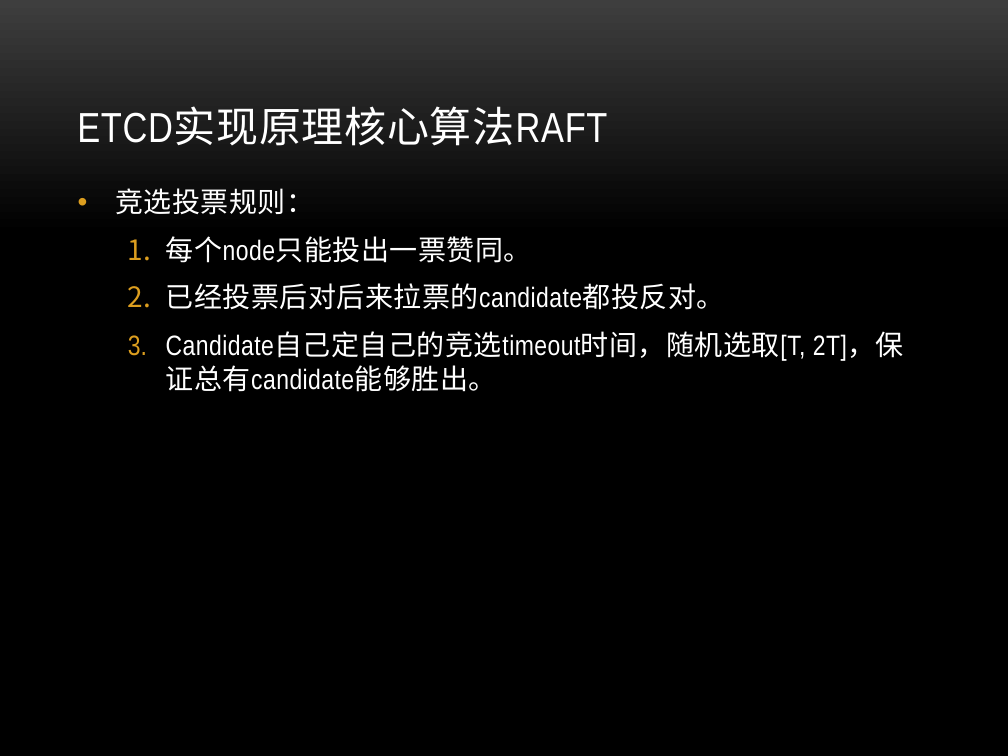
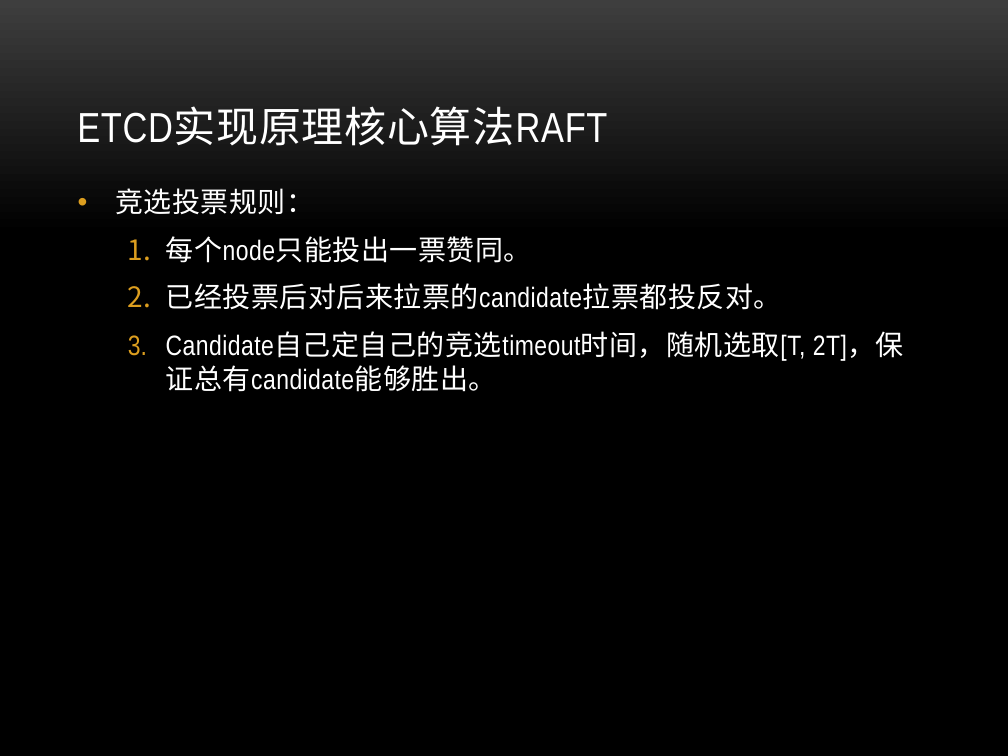
Before and after one commit to danielzheng/docs, a slide deck: slide 12 of etcd_slides/Etcd.pptx (slide 17 before the commit). Drawn at 1008x756 pixels with LibreOffice and Linux fonts; fonts in the diff are those of the drawing; background and template pictures are left out. Boxes give left, top, right and bottom in pixels: in the first picture for what was removed or moved away, otherwise in the second. Text is boxed around its words. In the diff, an @@ line names an element or a change of style, - is before the commit and + after.

```diff
--- a/etcd_slides/Etcd.pptx
+++ b/etcd_slides/Etcd.pptx
@@ text at bbox=[166, 283, 782, 310]: text changed @@
-  2. 已经投票后对后来拉票的candidate都投反对。
+  2. 已经投票后对后来拉票的candidate拉票都投反对。
```
Also in this commit, not shown: 10 other slides changed, 3 slides added, 5 slides removed.
